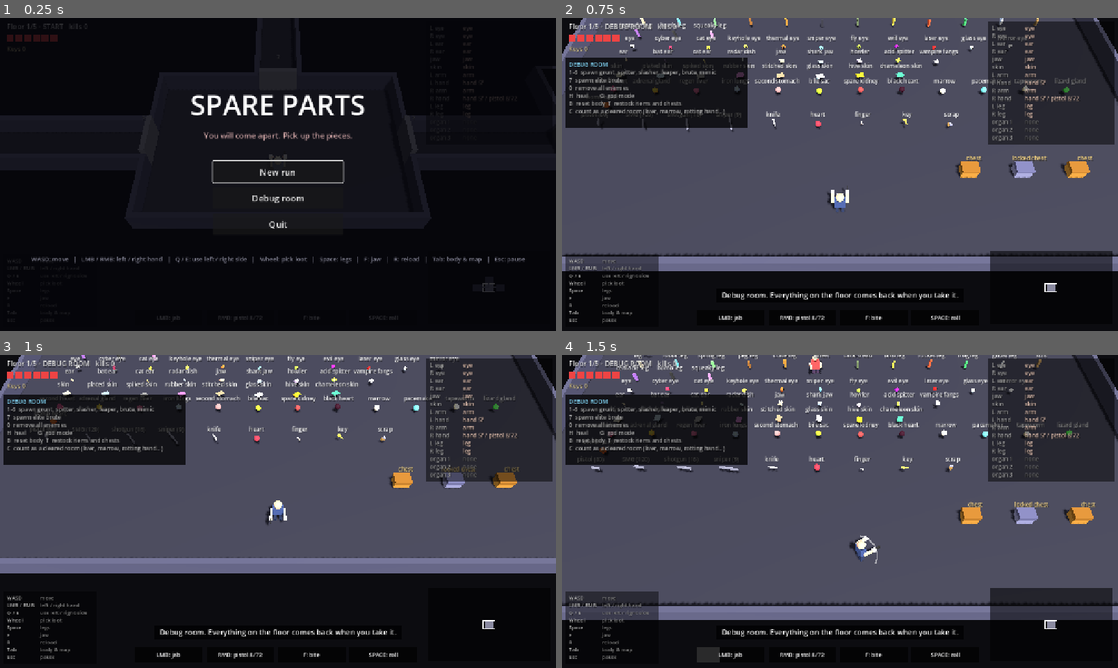
Above: before the commit, frames 1-4 (two rows, left to right).
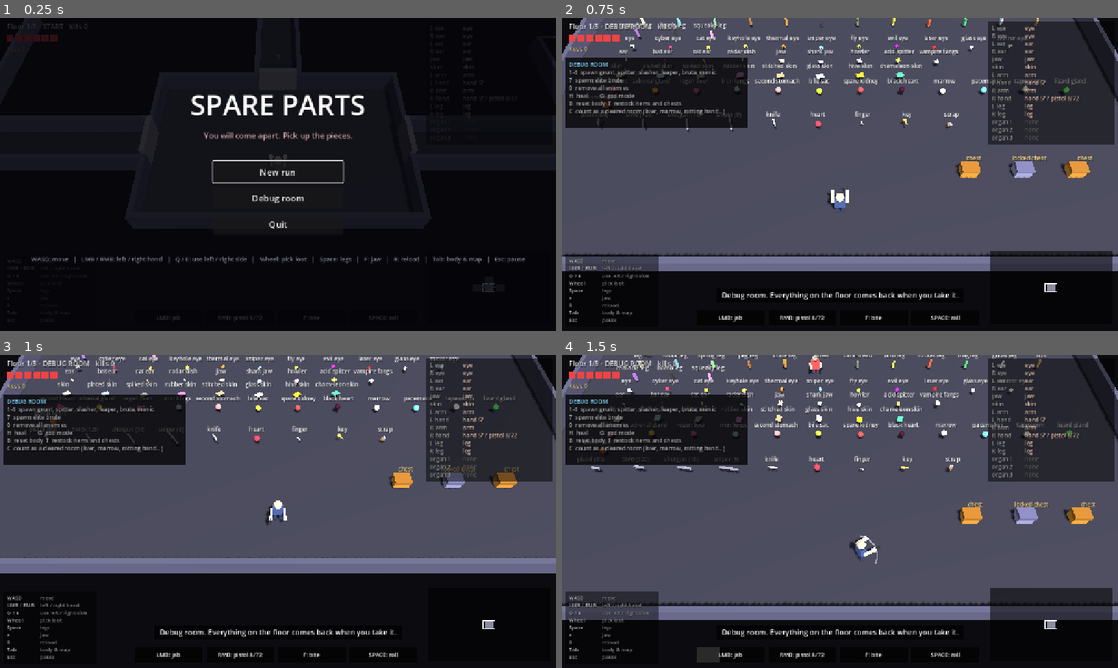
Above: after the commit, the same moments.

Repository: tellmemoree/body-part
Game: Godot game, scene res://main.tscn
Same seed, same stepped clock (60 frames per second), same inputs: the game is played once before the commit and once after it.
Inputs (mouse positions are in pixels of both pictures, inside the frame that each line leads up to):
- Up to frame 1 (0.25 s): no input
- Up to frame 2 (0.75 s): click "Debug room" at 0.5 s
- Up to frame 3 (1 s): no input
- Up to frame 4 (1.5 s): tap Enter at 1.25 s; move the mouse to (962, 495) at 1.27 s; hold D from 1.28 s (still down); tap 1 at 1.35 s; click (962, 495) at 1.42 s

The runs differ from the first frame. In frame 1, 0.1% of the frame differs, in the area x 0-100%, y 0-27%; in frame 2, nothing differs; in frame 3, nothing differs; in frame 4, nothing differs.

Commit message:
Seamless floors, step 2: rooms bigger than the screen
Fight-type rooms are now 44-64 x 28-44 (the screen shows about 52 x 37) and
the exit room 60 x 40, so the fight camera has room to scroll. The enemy
budget grows with area^0.6, crates and spike patches with area. Grid
columns and rows are packed to their biggest room, CORRIDOR_MIN apart,
instead of one fixed cell size, so corridors stay short. Spitters only spit
within SPIT_RANGE so nothing shoots from off screen.

The chaser pathing test gets 25 s instead of 10 s: in the bigger rooms a
slow brute needs longer to cross (0 failures over three seeds).

Co-Authored-By: Claude Opus 5.5 <noreply@anthropic.com>
Claude-Session: https://claude.ai/code/session_013LDWeWEy6b5fJfi1iTsboi

Diff:
--- a/src/data.gd
+++ b/src/data.gd
@@ -197,10 +197,16 @@
 const LOCK_CHANCE := [0.1, 0.2, 0.3, 0.3, 0.35]
 const DARK_LOCK := [0.3, 0.5, 0.7, 0.85, 1.0]
 const FIGHT_CHEST := 0.35  # chance that a fight room has a chest
-# Seamless floors: every room sits in a grid cell this big (world units), joined by corridors.
-# A cell must hold the largest room (40 x 26) plus the shortest corridor.
-const CELL_W := 48.0
-const CELL_H := 34.0
+# Seamless floors: rooms sit on a grid; each grid column is as wide as its widest room (and each
+# row as deep as its deepest), with at least CORRIDOR_MIN of corridor between neighbouring columns / rows.
+const CORRIDOR_MIN := 6.0
+# Room half sizes [min, max] (world units). The camera shows about 52 x 37, so most fight rooms are
+# bigger than the screen. ROOM_REF is the half size the enemy budget, crates and spikes were tuned for.
+const ROOM_HW := [22, 32]
+const ROOM_HH := [14, 22]
+const ROOM_REF := Vector2(16.5, 11.0)
+const ROOM_FILL := 0.6  # enemy budget grows with room area to this power (1 = in proportion)
+const SPIT_RANGE := 15.0  # spitters only spit from this close, so they never shoot from off screen
 const DOOR_W := 4.0  # width of a doorway and its corridor
 const FOG := "0c0c10"  # unvisited rooms are hidden under a block of this colour (the background)
 const DOOR_LANE := 6.0  # width of the spike-free strip in front of each door
--- a/src/enemies.gd
+++ b/src/enemies.gd
@@ -162,7 +162,7 @@
 			elif d < 11:
 				mv = 0
 			e.cd -= edt
-			if e.cd <= 0:
+			if e.cd <= 0 and d < D.SPIT_RANGE:
 				e.cd = 1.9
 				var sa: float = a if e.limbs.has("eye") else randf() * TAU  # blind: spits anywhere
 				g.bullets.append({x = e.x, z = e.z, vx = cos(sa) * 11, vz = sin(sa) * 11, mine = false, dmg = 1.0, pierce = false, life = 4.0, hits = [], explode = 0.0, big = false, dead = false, m = null})
--- a/src/world.gd
+++ b/src/world.gd
@@ -35,10 +35,12 @@
 		r.hh = 9.0
 		style = ["open", "pillars"].pick_random()
 	elif r.type == "exit":
+		r.hw = float(D.ROOM_HW[1]) - 2
+		r.hh = float(D.ROOM_HH[1]) - 2
 		style = "pillars"
 	else:
-		r.hw = float(randi_range(13, 20))
-		r.hh = float(randi_range(9, 13))
+		r.hw = float(randi_range(D.ROOM_HW[0], D.ROOM_HW[1]))
+		r.hh = float(randi_range(D.ROOM_HH[0], D.ROOM_HH[1]))
 	var hw: float = r.hw
 	var hh: float = r.hh
 	r.style = style
@@ -68,8 +70,8 @@
 				for szn in [-1, 1]:
 					r.blocks.append({x = sx * (3.0 + l / 2), z = szn * hh * 0.5, w = l, h = 1.2, ht = 2.4, c = wall})
 		"crates":
-			for i in 60:
-				if r.blocks.size() >= randi_range(5, 9):
+			for i in 200:
+				if r.blocks.size() >= roundi(randi_range(5, 9) * area_k(r)):
 					break
 				var w := randf_range(1.5, 3)
 				var h := randf_range(1.5, 3)
@@ -84,9 +86,39 @@
 				if not clash:
 					r.blocks.append({x = x, z = z, w = w, h = h, ht = 1.3, c = "6b5030"})
 
-# Where a room's centre sits in the floor's world (rooms are laid out on a grid of cells).
+# How much bigger a room's floor is than the size the numbers were tuned for (1 = same).
+func area_k(r: Dictionary) -> float:
+	return maxf(1.0, r.hw * r.hh / (D.ROOM_REF.x * D.ROOM_REF.y))
+
+# Where a room's centre sits in the floor's world (set by place_rooms; rooms made outside a floor sit at 0, 0).
 func room_off(r: Dictionary) -> Vector2:
-	return Vector2(r.gx * D.CELL_W, r.gy * D.CELL_H)
+	return Vector2(r.get("ox", 0.0), r.get("oz", 0.0))
+
+# Lays the floor's grid out in the world: each column as wide as its widest room, each row as deep as
+# its deepest, CORRIDOR_MIN apart. Corridors are then as short as the room sizes allow.
+func place_rooms() -> void:
+	var col := {}
+	var row := {}
+	for r in g.rooms:
+		col[r.gx] = maxf(col.get(r.gx, 0.0), r.hw)
+		row[r.gy] = maxf(row.get(r.gy, 0.0), r.hh)
+	var cx := _centres(col)
+	var cz := _centres(row)
+	for r in g.rooms:
+		r.ox = cx[r.gx]
+		r.oz = cz[r.gy]
+
+# Centre of each grid line, given the half size of each: neighbours sit half + CORRIDOR_MIN + half apart.
+func _centres(half: Dictionary) -> Dictionary:
+	var ks := half.keys()
+	ks.sort()
+	var out := {}
+	var at := 0.0
+	for i in ks.size():
+		if i > 0:
+			at += half[ks[i - 1]] + D.CORRIDOR_MIN + half[ks[i]]
+		out[ks[i]] = at
+	return out
 
 func floor_color(r: Dictionary) -> Color:
 	if r.type == "dark":
@@ -98,6 +130,7 @@
 func build_floor() -> void:
 	for c in g.floor_g.get_children():
 		c.queue_free()
+	place_rooms()
 	for r in g.rooms:
 		r.erase("geo")
 		build_room_geo(r)
@@ -380,9 +413,10 @@
 	if type == "surgeon":
 		g.altar = {x = 0.0, z = -2.0, used = false, m = null}
 		return
-	var budget := minf(11.0, 1.5 + df)
+	var fill := pow(area_k(r), D.ROOM_FILL)  # bigger rooms hold more enemies, but not in proportion
+	var budget := minf(11.0, 1.5 + df) * fill
 	if type == "treasure":
-		budget = minf(6.0, 0.5 + df * 0.5)
+		budget = minf(6.0, 0.5 + df * 0.5) * fill
 	if type == "elite" or type == "exit":
 		g.ai.spawn("brute", {elite = true})
 		budget = maxf(0.0, budget - 3)
@@ -418,7 +452,7 @@
 		var v := free_spot(4, 4)
 		g.chests.append({x = v.x, z = v.y, type = ct, open = false, gone = false, hp = D.CHEST_HP, flash = 0.0, m = null})
 	if df >= 2:
-		for i in randi_range(0, 3):
+		for i in roundi(randi_range(0, 3) * area_k(r)):
 			var w := randf_range(2, 4)
 			var h := randf_range(2, 4)
 			for t in 20:
--- a/tests/smoke.gd
+++ b/tests/smoke.gd
@@ -504,7 +504,7 @@
 		r.depth = 8
 		g.world.gen_layout(r)
 		g.world.enter_room(r, ["N", "S", "E", "W"].pick_random())
-		for k in 600:  # enemies must path around obstacles to reach a standing player
+		for k in 1500:  # enemies must path around obstacles to reach a standing player (25 s: rooms are big)
 			_run(1)
 		for e in g.enemies:
 			if e.type in ["grunt", "slasher", "brute"] and g.d2(e, g.P) > 4:
Not shown, changed: ARCHITECTURE.md
Not shown, changed: PLAN.md
